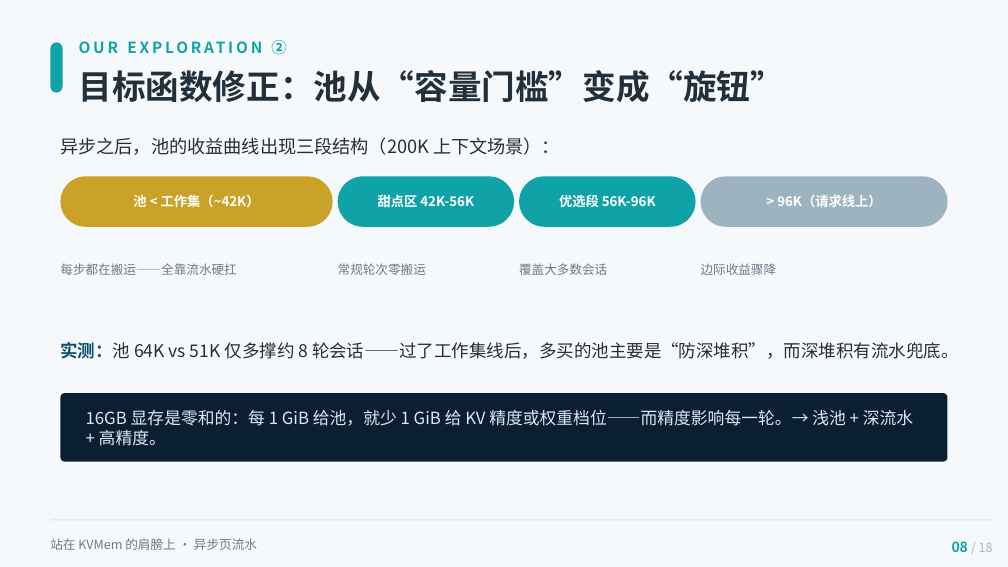
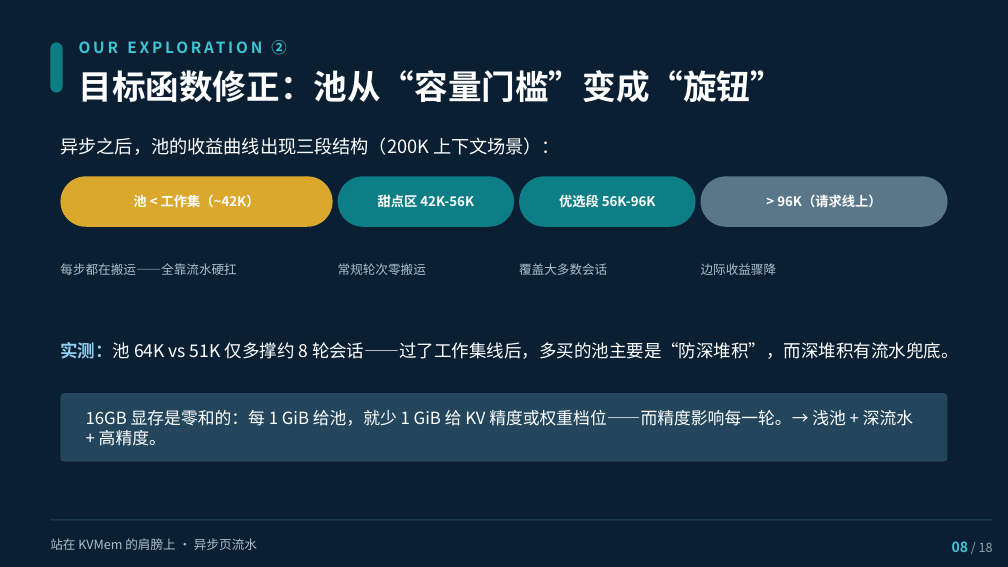
Before and after one commit to paicat1/Ninfer-KVMem-Async, a slide deck: slide 8 of docs/异步页流水-技术说明-美化版.pptx. Drawn at 1008x567 pixels with LibreOffice and Linux fonts; fonts in the diff are those of the drawing. Boxes give left, top, right and bottom in pixels: in the first picture for what was removed or moved away, otherwise in the second. Text is boxed around its words. In the diff, an @@ line names an element or a change of style, - is before the commit and + after.

```diff
--- a/docs/异步页流水-技术说明-美化版.pptx
+++ b/docs/异步页流水-技术说明-美化版.pptx
@@ background #F6F9FB to #0B1F33 @@
@@ text "OUR EXPLORATION ②" at <box>271,40,286,55</box>: text colour #0FA3A8 to #3FC6D6 @@
@@ text "目标函数修正：池从“容量门槛”变成“旋钮”" at <box>79,70,785,102</box>: text colour #22303C to #FFFFFF @@
@@ text "异步之后，池的收益曲线出现三段结构（200K 上下文场景）：" at <box>60,137,560,155</box>: text colour #22303C to #FFFFFF @@
@@ rounded rectangle at <box>60,176,333,227</box>: fill #C9A227 to #D9A82C @@
@@ fill #0FA3A8 to #0E7E86 in 3 elements at <box>50,42,62,93</box>, <box>338,176,514,227</box>, <box>519,176,696,227</box> @@
@@ rounded rectangle at <box>701,176,948,227</box>: fill #9DB4C0 to #5A7789 @@
@@ text "实测：池 64K vs 51K 仅多撑约 ..." at <box>60,342,958,359</box>: text colour #0E4C6E to #8FD0F0 in "实测：池"; text colour #22303C to #FFFFFF @@
@@ rounded rectangle at <box>60,393,948,462</box>: fill #0B1F33 to #23465C @@
@@ text "16GB 显存是零和的：每 1 GiB 给池，就少 ..." at <box>86,410,913,446</box>: text colour #DCE8EF to #FFFFFF @@
@@ text colour #6B7C8A to #A9BECC in 5 elements at <box>60,263,236,275</box>, <box>338,263,426,275</box>, <box>519,263,607,275</box>, <box>701,263,777,275</box>, <box>50,538,257,550</box> @@
@@ rectangle at <box>50,519,993,520</box>: fill #D8E3EA to #23465C @@
@@ text "08 / 18" at <box>952,541,993,552</box>: text colour #0FA3A8 to #3FC6D6 in "08"; text colour #9FB8C8 to #8FA6B5 in "/ 18" @@
```
Also in this commit, not shown: 17 other slides changed, 4 other files.
